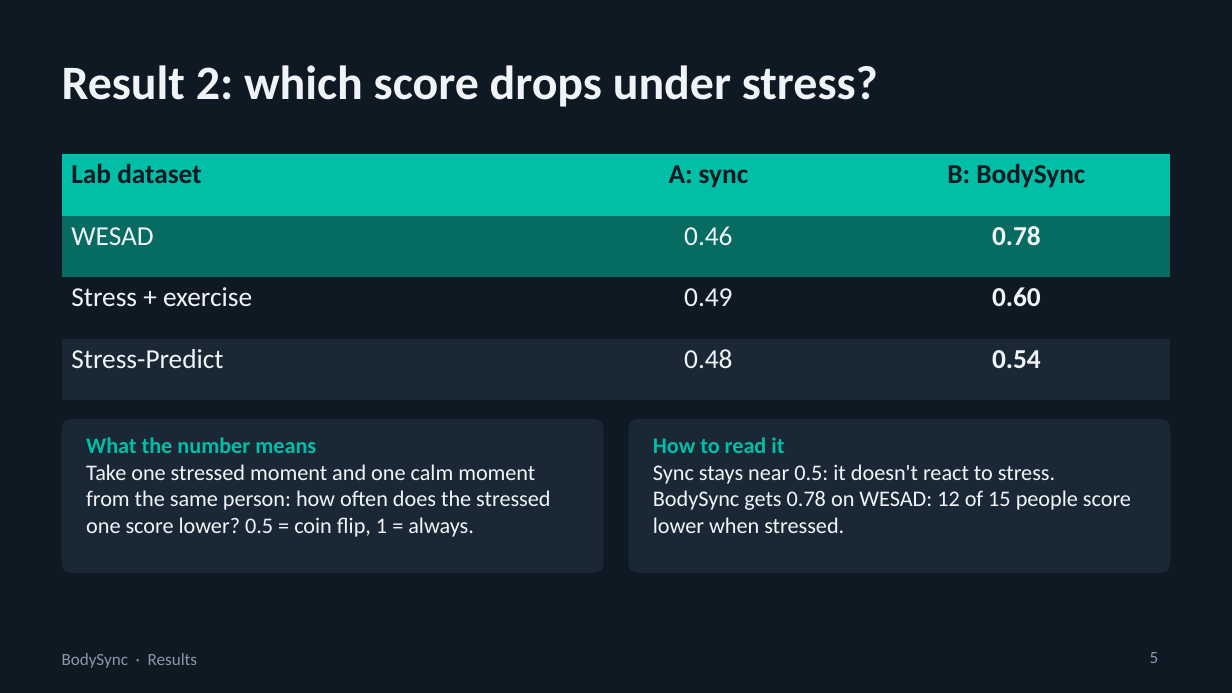
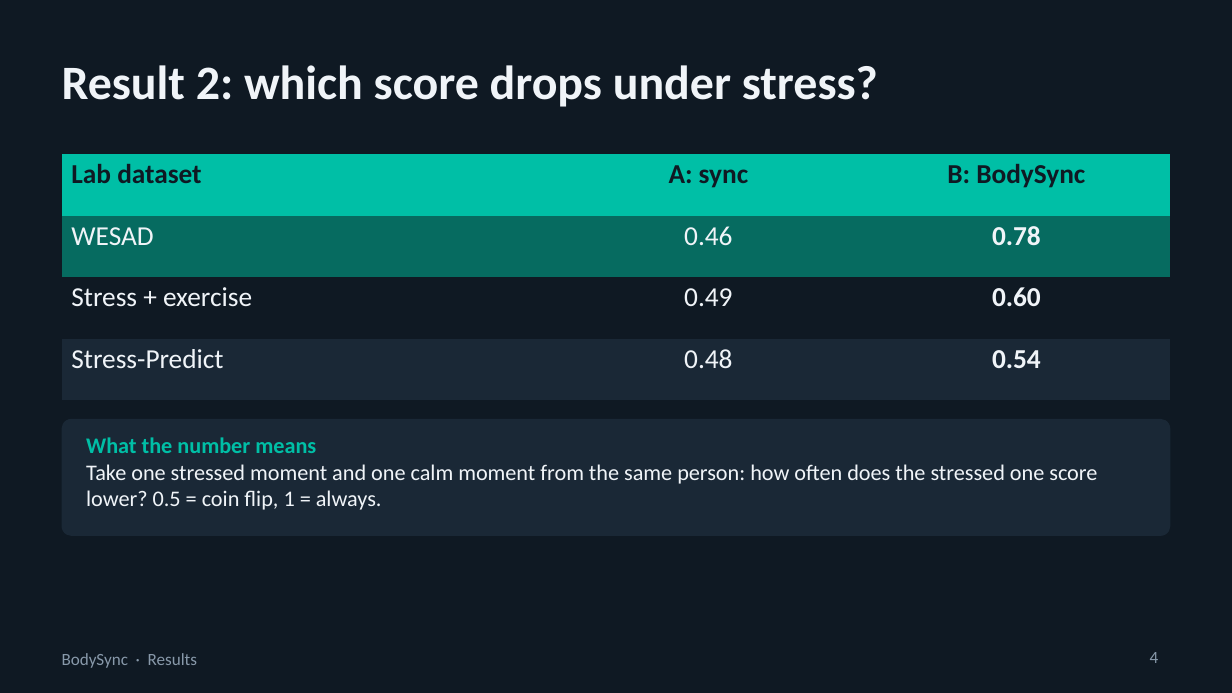
Before and after one commit to swaylakh/bodysync, a slide deck: slide 4 of docs/slides/BodySync_Update.pptx (slide 5 before the commit). Drawn at 1232x693 pixels with LibreOffice and Linux fonts; fonts in the diff are those of the drawing. Boxes give left, top, right and bottom in pixels: in the first picture for what was removed or moved away, otherwise in the second. Text is boxed around its words. In the diff, an @@ line names an element or a change of style, - is before the commit and + after.

```diff
--- a/docs/slides/BodySync_Update.pptx
+++ b/docs/slides/BodySync_Update.pptx
@@ rounded rectangle: place and size @@
-rounded rectangle at (62, 419, 604, 573)
+rounded rectangle at (62, 419, 1170, 536)
@@ rounded rectangle at (62, 419, 1170, 536): proportions changed @@
@@ rounded rectangle removed at (628, 419, 1170, 573) @@
@@ text "What the number means" rewrapped from (86, 437, 550, 537) to (86, 437, 1097, 510) @@
@@ text removed at (653, 437, 1131, 533) @@
-How to read it
-Sync stays near 0.5: it doesn't react to stress. BodySync gets 0.78 on WESAD: 12 of 15 people score lower when stressed.
@@ page number at (1150, 652, 1159, 663): text changed @@
-5
+4
```
Also in this commit, not shown: 2 other slides changed, 1 slide removed.
